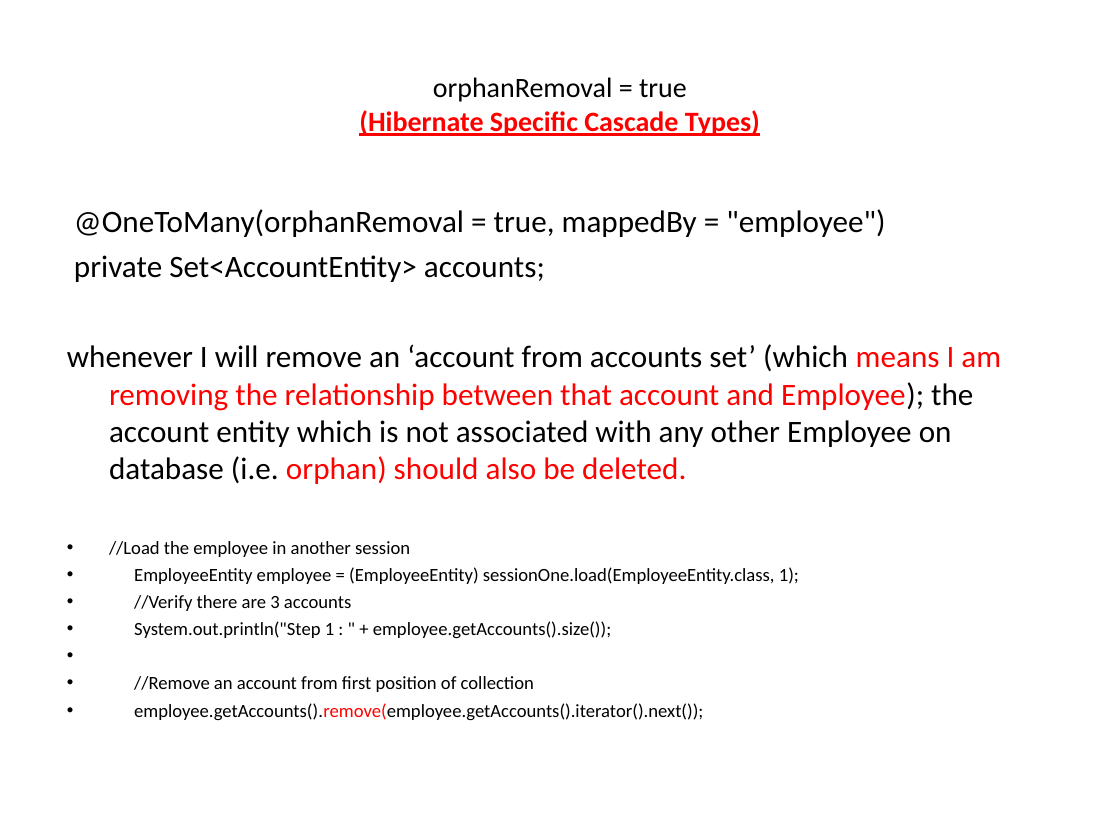
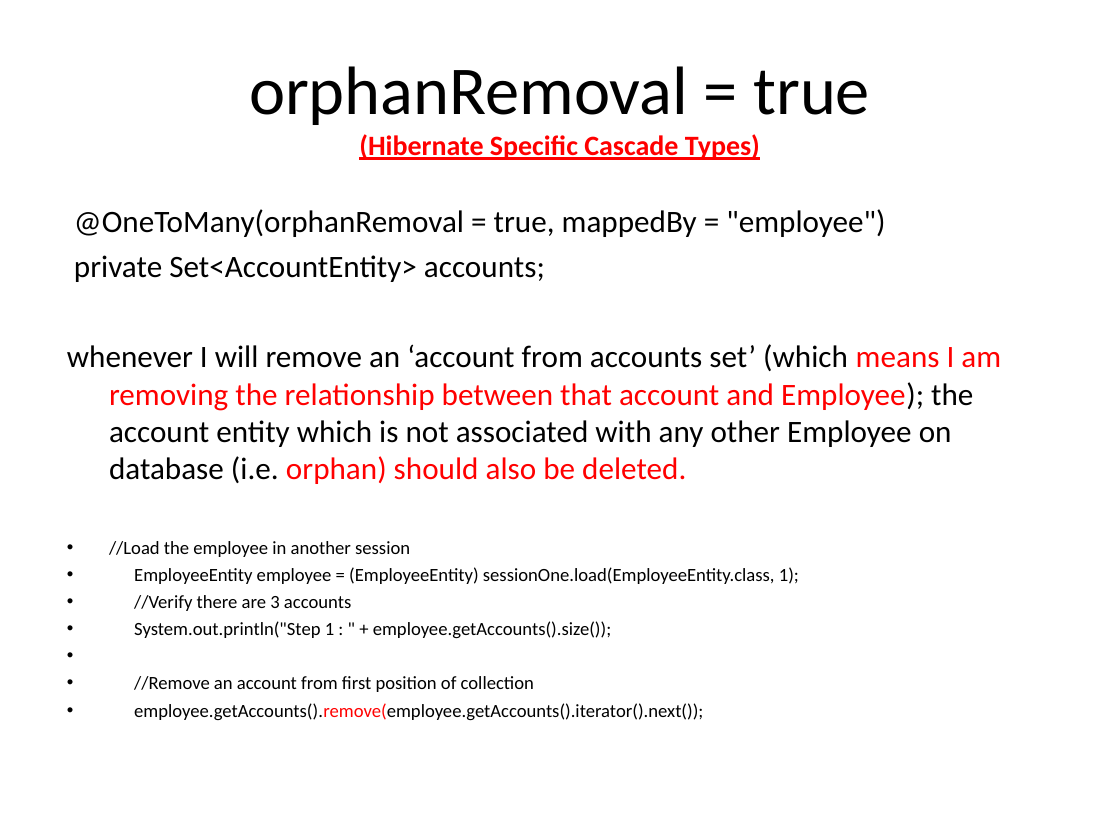
Before and after one commit to someshkumarvelusamy/myPPT, a slide deck: slide 16 of Hibernate 4.ppt. Drawn at 1120x840 pixels with LibreOffice and Linux fonts; fonts in the diff are those of the drawing. Boxes give left, top, right and bottom in pixels: in the first picture for what was removed or moved away, otherwise in the second. Text is boxed around its words. In the diff, an @@ line names an element or a change of style, - is before the commit and + after.

Commit message:
ok

```diff
--- a/Hibernate 4.ppt
+++ b/Hibernate 4.ppt
@@ title "orphanRemoval = true (Hibernate Specific ..." at [249,66,870,160]: size 18 to 44 pt in "orphanRemoval = true" @@
```
